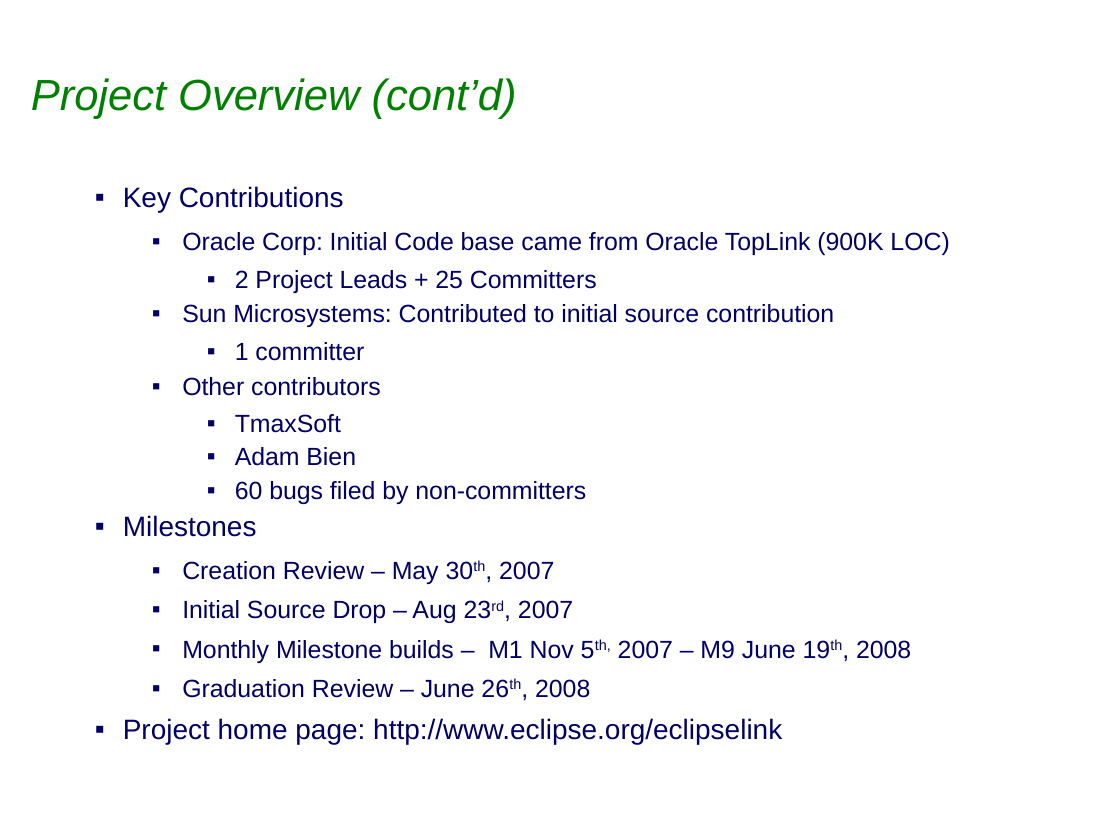
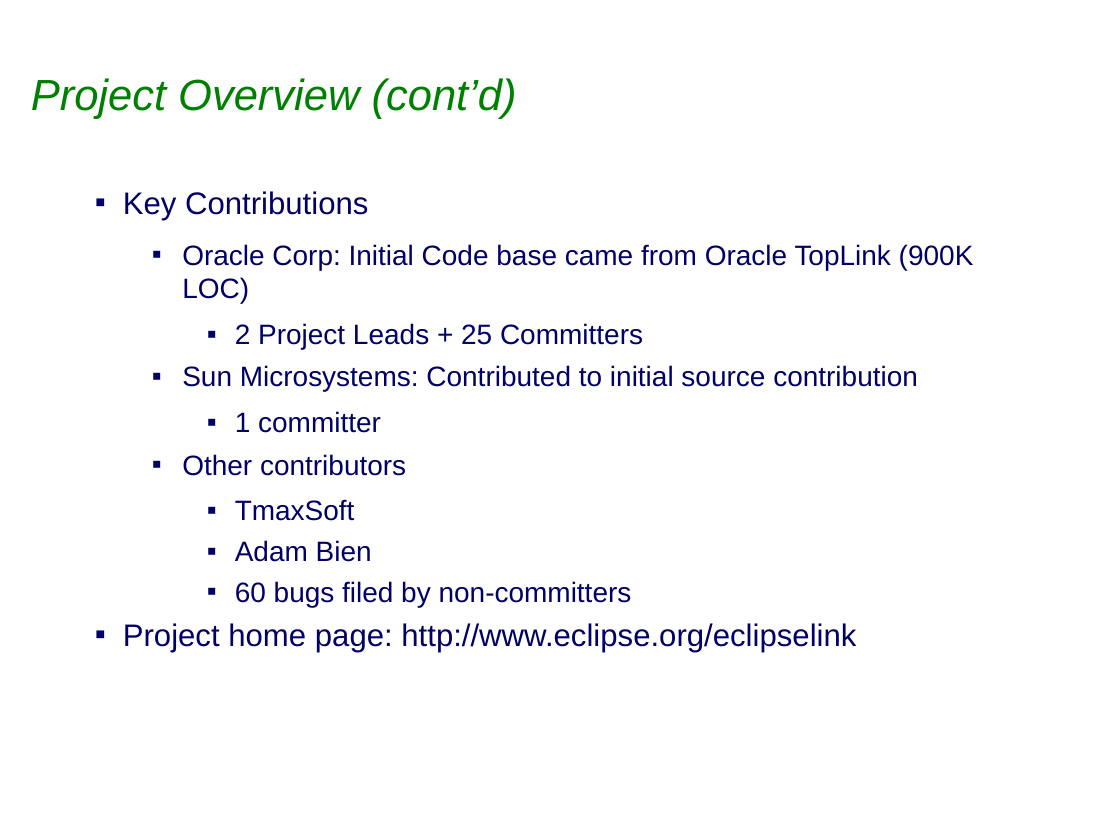
Before and after one commit to bfg-repo-cleaner-demos/eclipselink.runtime-bfg-strip-big-blobs, a slide deck: slide 3 of project-admin/Graduation_Release_Review.ppt. Drawn at 1120x840 pixels with LibreOffice and Linux fonts; fonts in the diff are those of the drawing; background and template pictures are left out. Boxes give left, top, right and bottom in pixels: in the first picture for what was removed or moved away, otherwise in the second. Text is boxed around its words. In the diff, an @@ line names an element or a change of style, - is before the commit and + after.

Commit message:
Graduation / Release review
Former-commit-id: 6698fde4c4a90d739f95332717261af924c574ad

```diff
--- a/project-admin/Graduation_Release_Review.ppt
+++ b/project-admin/Graduation_Release_Review.ppt
@@ text "Key Contributions" at (x1=123, y1=191, x2=974, y2=652): size 18 to 20 pt in "Key Contributions", "Project home page: http://www.eclipse.org/eclipselink"; size 16 to 18 pt in "Oracle Corp: Initial Code base came from ...", "2 Project Leads + 25 Committers", "Sun Microsystems: Contributed to initial source contribution", "1 committer" and 4 more places; line spacing 0.9 to 1; more space between paragraphs @@
@@ text at (x1=123, y1=515, x2=911, y2=698): paragraphs removed @@
-▪ Milestones
-  ▪ Creation Review – May 30th, 2007
-  ▪ Initial Source Drop – Aug 23rd, 2007
-  ▪ Monthly Milestone builds – M1 Nov 5th, 2007 – M9 June 19th, 2008
-  ▪ Graduation Review – June 26th, 2008
```
Also in this commit, not shown: 1 slide added, 1 other file.
